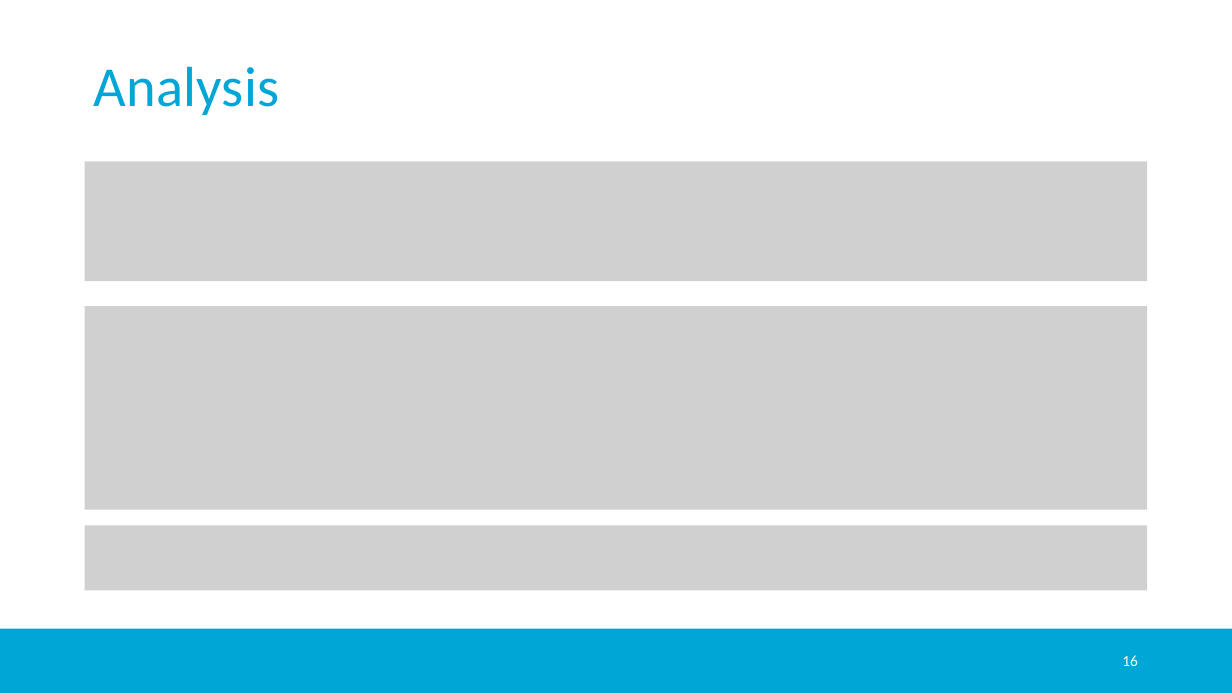
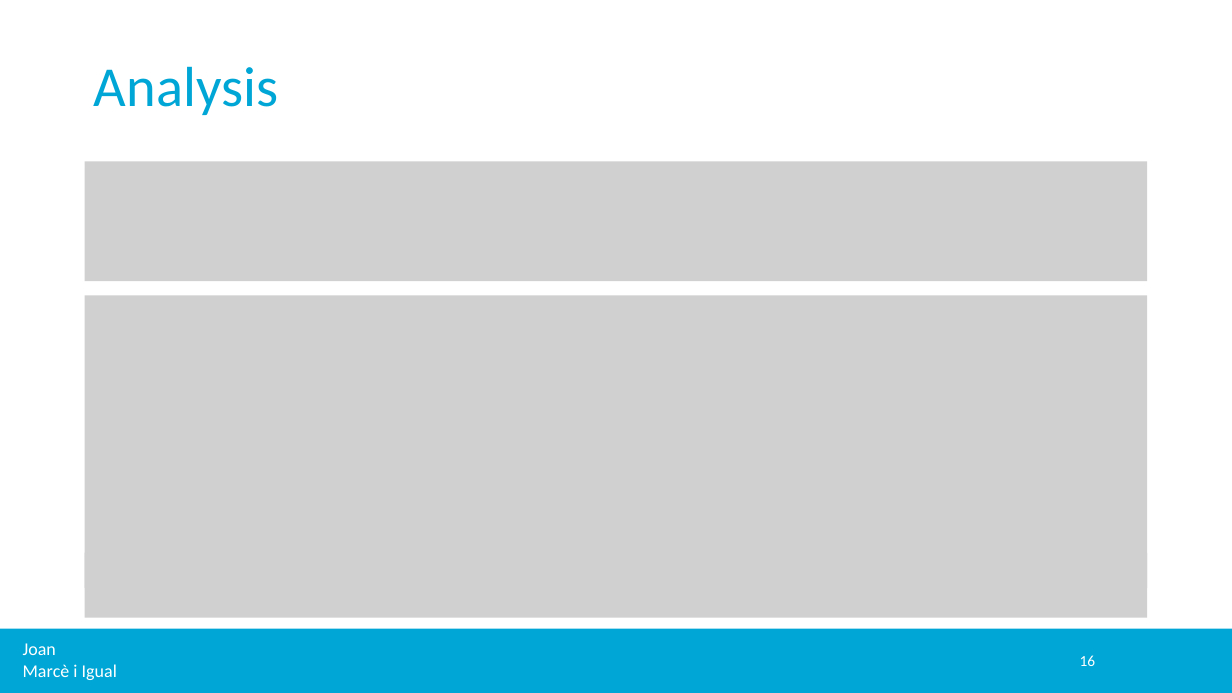
Before and after one commit to jmigual/APATeoria, a slide deck: slide 16 of Notes/TFM_presentations/2020_02_24_v2/2020_02_24_v2.pptx. Drawn at 1232x693 pixels with LibreOffice and Linux fonts; fonts in the diff are those of the drawing; grey boxes stand for pictures; background and template pictures are left out. Boxes give left, top, right and bottom in pixels: in the first picture for what was removed or moved away, otherwise in the second. Text is boxed around its words. In the diff, an @@ line names an element or a change of style, - is before the commit and + after.

```diff
--- a/Notes/TFM_presentations/2020_02_24_v2/2020_02_24_v2.pptx
+++ b/Notes/TFM_presentations/2020_02_24_v2/2020_02_24_v2.pptx
@@ picture: place and size @@
-picture at (85, 306, 1148, 509)
+picture at (85, 296, 1148, 589)
@@ picture: place and size @@
-picture at (85, 525, 1148, 591)
+picture at (85, 553, 1148, 618)
@@ text added at (23, 643, 117, 680), 14 pt, text #FFFFFF @@
+Joan
+Marcè i Igual
@@ page number: place and size @@
-page number at (1122, 655, 1138, 666)
+page number at (1080, 655, 1096, 666)
```
Also in this commit, not shown: 23 other slides changed, 9 other files.
